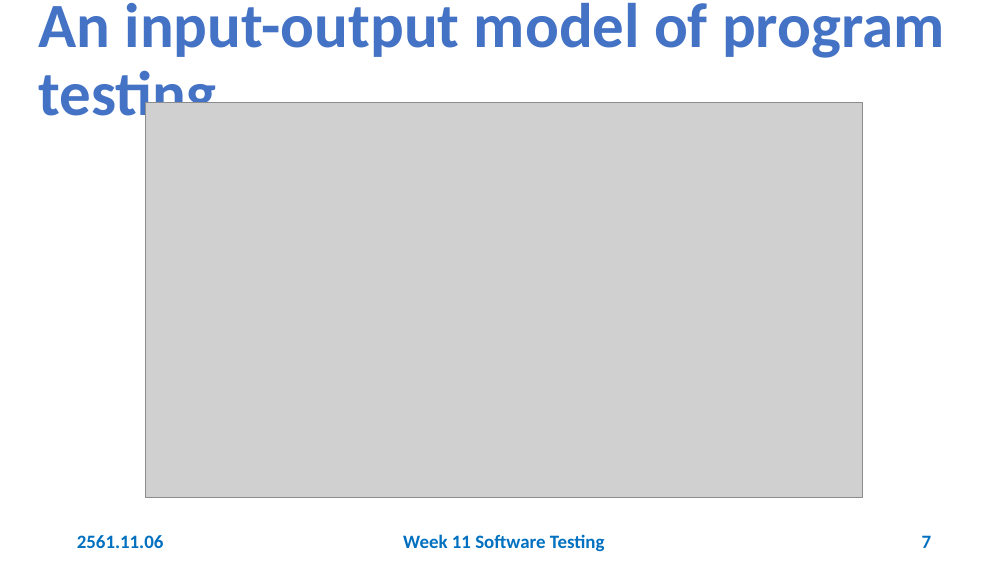
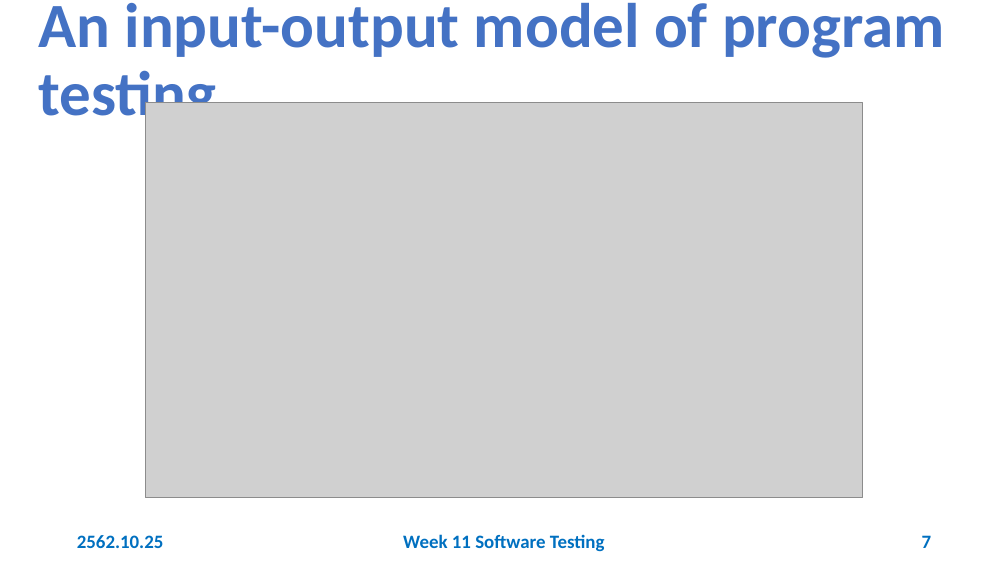
Before and after one commit to 03376806-software-engineering/Week-11-Software-Testing, a slide deck: slide 7 of Slides/Week 11 Software Testing.pptx. Drawn at 1008x567 pixels with LibreOffice and Linux fonts; fonts in the diff are those of the drawing; grey boxes stand for pictures. Boxes give left, top, right and bottom in pixels: in the first picture for what was removed or moved away, otherwise in the second. Text is boxed around its words. In the diff, an @@ line names an element or a change of style, - is before the commit and + after.

```diff
--- a/Slides/Week 11 Software Testing.pptx
+++ b/Slides/Week 11 Software Testing.pptx
@@ text at [77, 535, 164, 548]: text changed @@
-2561.11.06
+2562.10.25
```
Also in this commit, not shown: 61 other slides changed.
